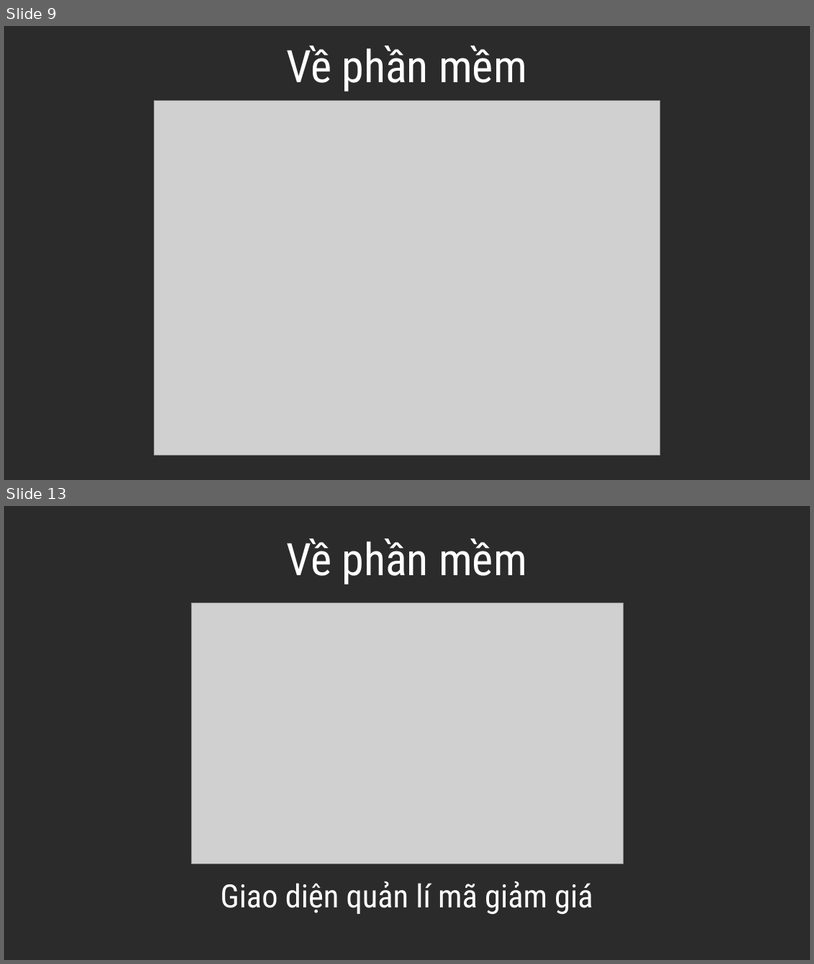
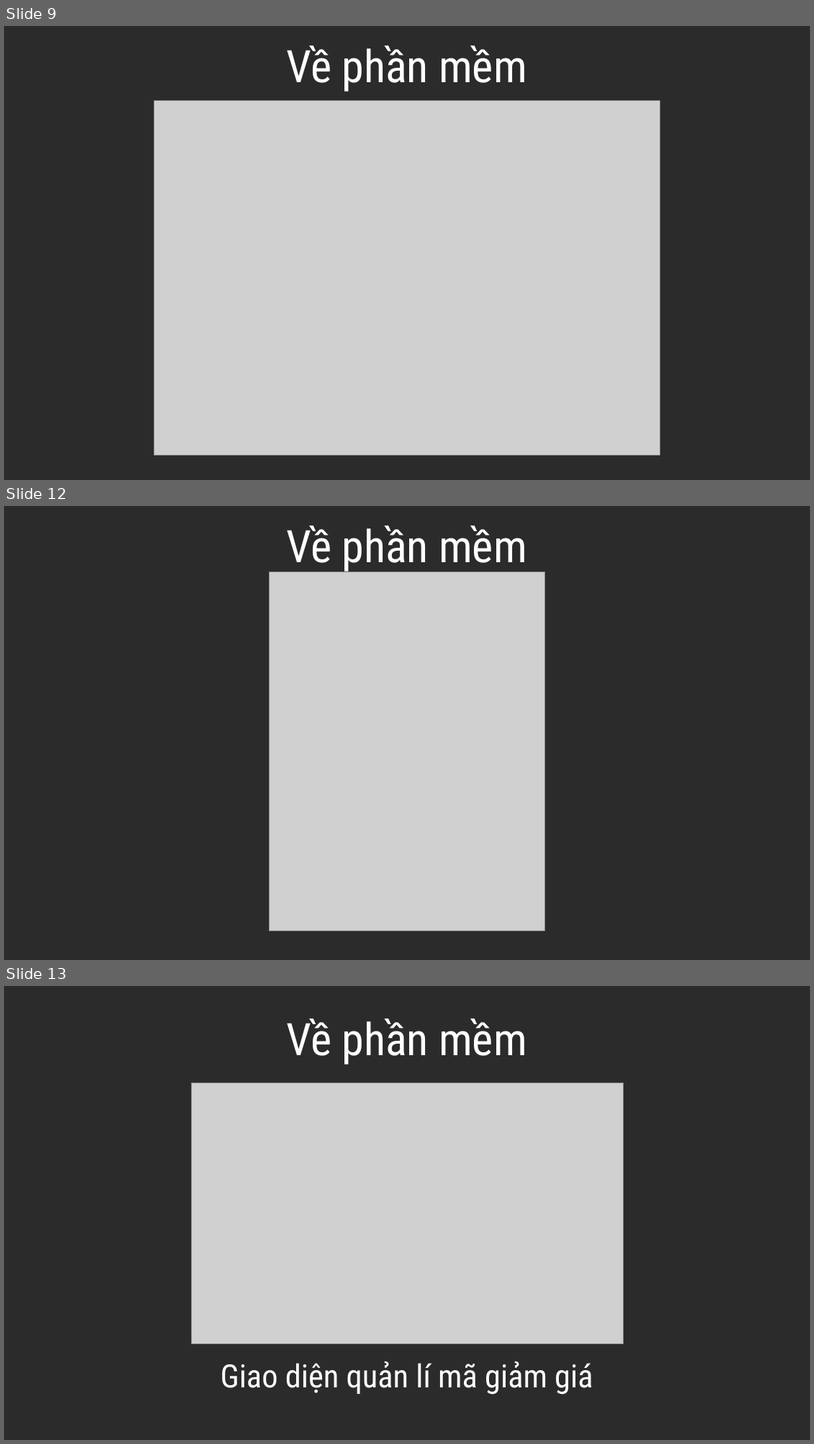
Before and after one commit to nhamcotdo/PB3_Quanliquancafe, a slide deck: PBL3.pptx. Shown one above the other, each under a label of ours: slides 9 and 13 before the commit, slides 9, 12 and 13 after it; the slides between them are not shown. The pictures are 814x964 and 814x1444 pixels, drawn with LibreOffice and Linux fonts; fonts in the diff are those of the drawing; grey boxes stand for pictures; background and template pictures are left out; a plain dark background stands for a picture behind light text. Boxes give left, top, right and bottom in pixels: in the first picture for what was removed or moved away, otherwise in the second. Text is boxed around its words. In the diff, an @@ line names an element or a change of style, - is before the commit and + after.

Commit message:
sua ppt

```diff
--- a/PBL3.pptx
+++ b/PBL3.pptx
@@ slide 12 added at [4, 506, 810, 960], background picture (left out) @@
@@ text added at [286, 525, 527, 573], 80 pt, text #FFFFFF @@
+Về phần mềm
@@ picture added at [269, 572, 545, 930] @@
```
Also in this commit, not shown: 2 other slides added, 14 other files.
